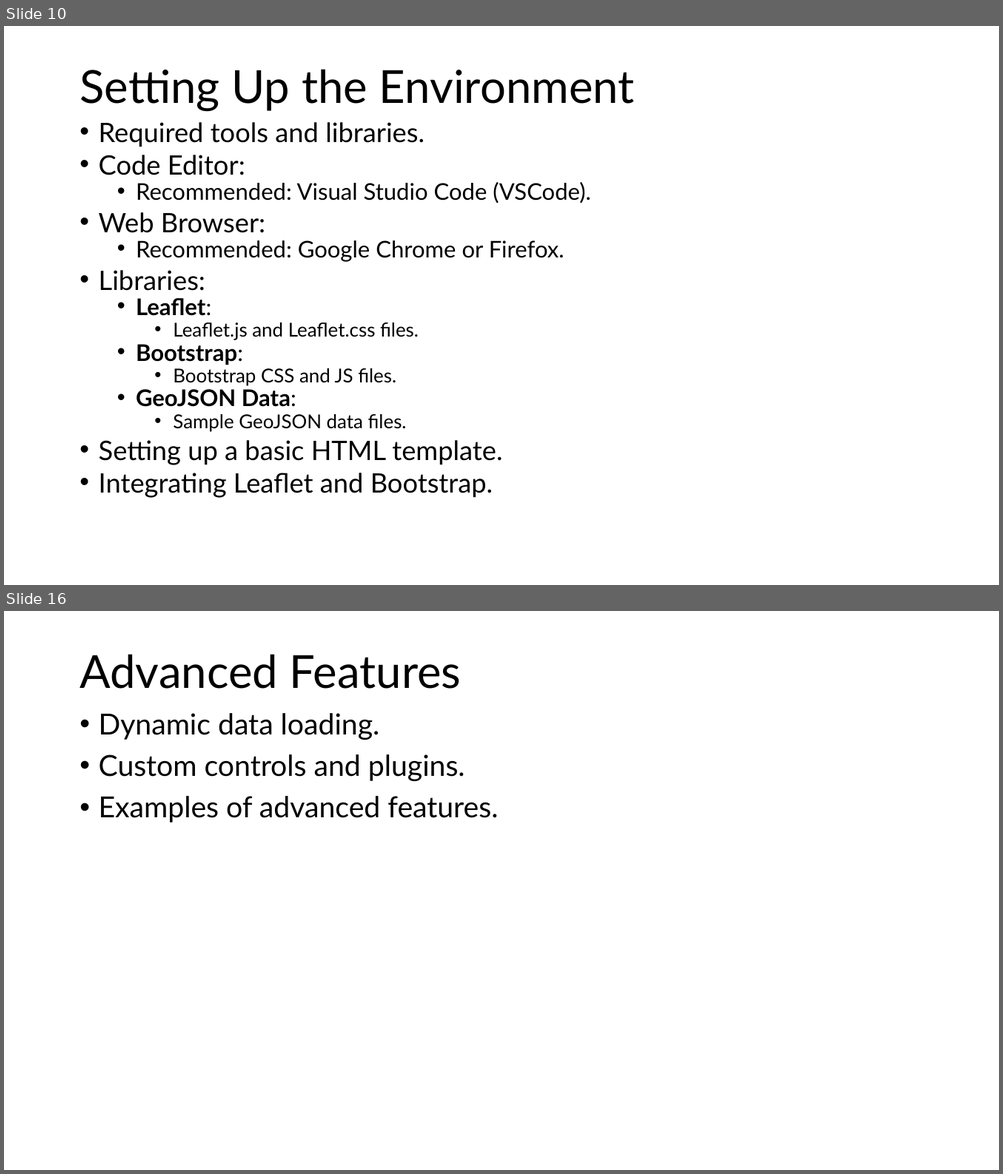
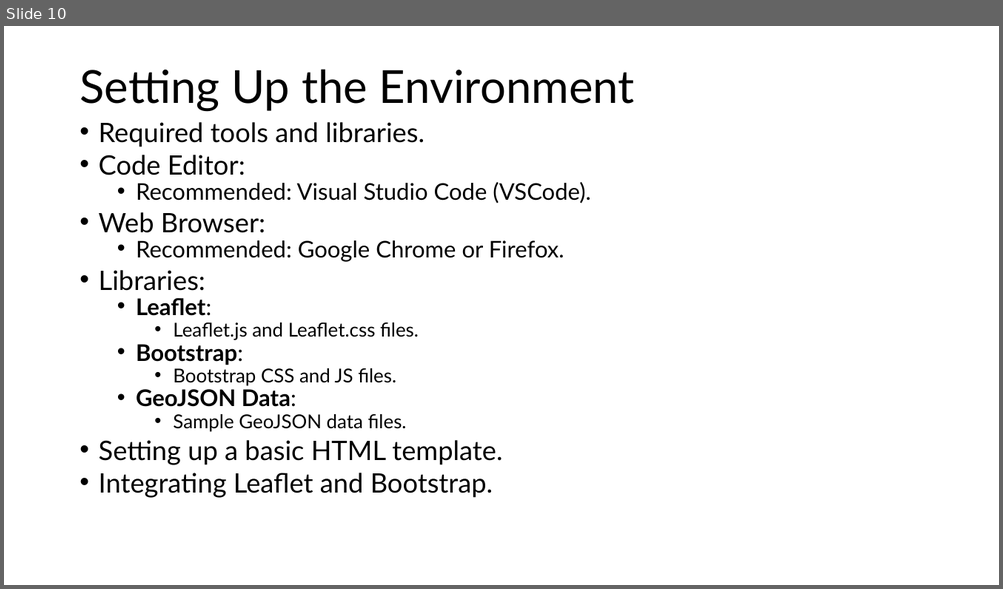
Before and after one commit to kengeospatialist/Web-Mapping, a slide deck: GIS Web Application Development.pptx. Shown one above the other, each under a label of ours: slides 10 and 16 before the commit, slide 10 after it; the slides between them are not shown. The pictures are 1003x1174 and 1003x589 pixels, drawn with LibreOffice and Linux fonts; fonts in the diff are those of the drawing. Boxes give left, top, right and bottom in pixels: in the first picture for what was removed or moved away, otherwise in the second. Text is boxed around its words. In the diff, an @@ line names an element or a change of style, - is before the commit and + after.

```diff
--- a/GIS Web Application Development.pptx
+++ b/GIS Web Application Development.pptx
@@ slide 16 removed at bbox=[4, 611, 999, 1170], background #FFFFFF @@
@@ title removed at bbox=[79, 654, 461, 689] @@
-Advanced Features
@@ text removed at bbox=[99, 713, 498, 823] @@
-• Dynamic data loading.
-• Custom controls and plugins.
-• Examples of advanced features.
```
Also in this commit, not shown: 5 slides changed, 1 slide added, 2 other slides removed.
